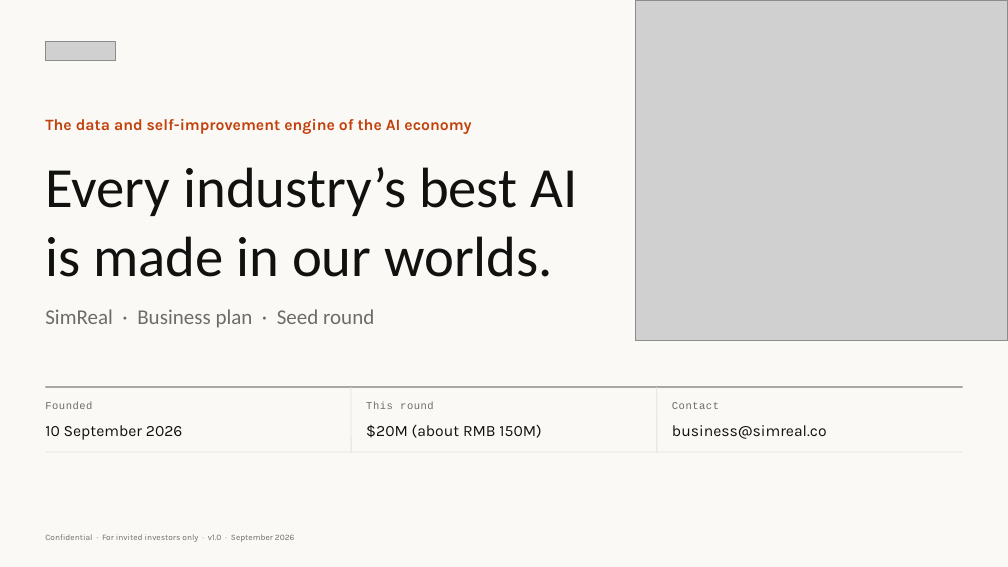
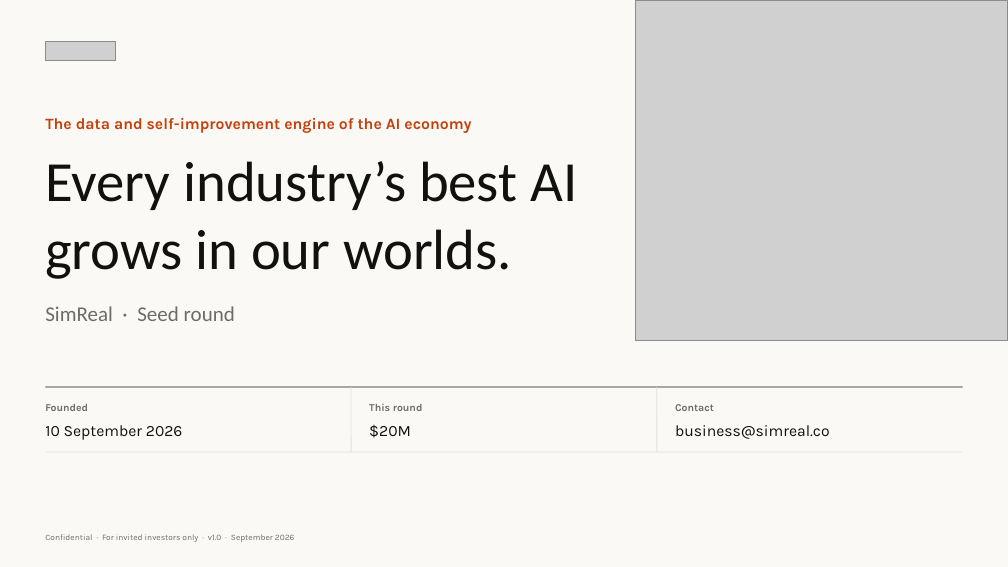
Before and after one commit to wangchen0802/Delta1, a slide deck: slide 1 of SimReal-Seed-Deck-EN.pptx. Drawn at 1008x567 pixels with LibreOffice and Linux fonts; fonts in the diff are those of the drawing; grey boxes stand for pictures. Boxes give left, top, right and bottom in pixels: in the first picture for what was removed or moved away, otherwise in the second. Text is boxed around its words. In the diff, an @@ line names an element or a change of style, - is before the commit and + after.

```diff
--- a/SimReal-Seed-Deck-EN.pptx
+++ b/SimReal-Seed-Deck-EN.pptx
@@ text at box(45, 161, 577, 210): line spacing 66pt to 1 @@
@@ text at box(45, 229, 512, 279): text changed @@
-is made in our worlds.
+grows in our worlds.
@@ text at box(45, 306, 235, 321): text changed @@
-SimReal · Business plan · Seed round
+SimReal · Seed round
@@ font Courier New to Karla, letter spacing 0.5 to 0 pt, bold on in 3 elements at box(45, 404, 88, 411), box(675, 404, 714, 411), box(369, 404, 423, 411) @@
@@ text at box(369, 425, 411, 438): text changed @@
-$20M (about RMB 150M)
+$20M
```
Also in this commit, not shown: 16 other slides changed, 6 slides removed, 6 other files.
